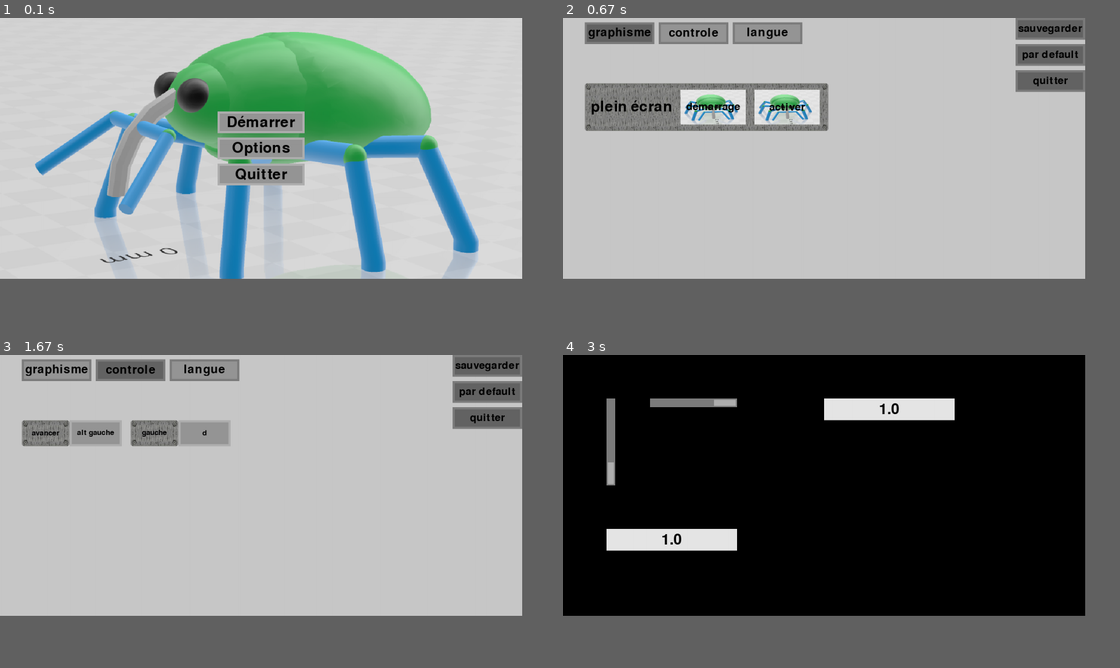
Above: before the commit, frames 1-4 (two rows, left to right).
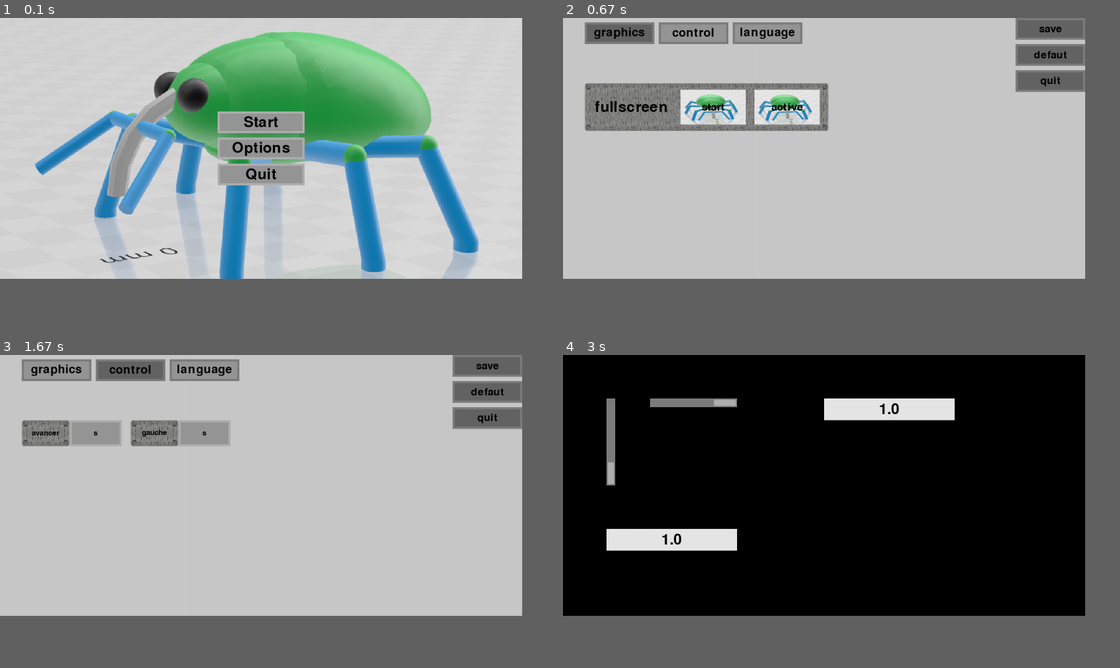
Above: after the commit, the same moments.

Repository: artieur262/Roborancon
Game: pygame game, started from main.py
Two runs of this game, one before a commit and one after it. Both use one fixed random seed, a clock stepped at 60 frames per second and the inputs below.
Inputs (mouse positions are in pixels of both pictures, inside the frame that each line leads up to):
- Up to frame 1 (0.1 s): no input
- Up to frame 2 (0.67 s): click (824, 149) at 0.38 s
- Up to frame 3 (1.67 s): press the mouse at (128, 370) at 0.7 s; move the mouse to (217, 455) at 0.8 s; release the mouse at (300, 539) at 0.93 s; press the mouse at (490, 364) at 1.03 s; move the mouse to (412, 408) at 1.13 s; release the mouse at (345, 448) at 1.27 s; hold Esc from 1.33 s (still down)
- Up to frame 4 (3 s): release Esc at 1.8 s; press the mouse at (1053, 417) at 1.87 s; move the mouse to (1019, 414) at 1.97 s; release the mouse at (991, 411) at 2.1 s; press the mouse at (824, 458) at 2.2 s; move the mouse to (724, 508) at 2.3 s; release the mouse at (624, 558) at 2.43 s; press the mouse at (691, 401) at 2.53 s; move the mouse to (813, 426) at 2.63 s; release the mouse at (930, 452) at 2.77 s; press the mouse at (613, 442) at 2.87 s; move the mouse to (646, 505) at 2.97 s

The runs differ from the first frame. In frame 1, 0.4% of the frame differs, in the area x 40-54%, y 31-52%; in frame 2, 1.3%, in the area x 4-94%, y 2-31%; in frame 3, 0.9%; in frame 4, nothing differs.

Commit message:
ajout de popup dans le menu des options

Diff:
--- a/menu/menu_option.py
+++ b/menu/menu_option.py
@@ -23,6 +23,7 @@
     get_fullscreen,
     change_fullscreen,
 )
+from menu.pop_up import PopUp
 from textures import assembleur
 from autre import save
 
@@ -529,6 +530,13 @@
     }
     touche_langue = {"fr": {"avancer": "avancer", "gauche": "gauche"}}
     zonetexte_langue = {"fr": ["plein écran", "menu"], "en": ["fullscreen", "menu"]}
+    langue_popup = {
+        "fr": [
+            "sauvegarde réussie",
+            "l'onglet viens de reprendre ses paramêtre par défault ",
+        ],
+        "en": ["save success", "the tab has just taken its default parameters"],
+    }
     lien_graphisme = "option/graphisme.json"
     lien_defaut_graphime = "option/graphisme_defaut.json"
     lien_controle = "option/control.json"
@@ -772,6 +780,7 @@
                         pygame.font.Font(None, 35),
                         (0, 0, 0),
                     )
+        self.actualise_bouton()
 
     def desactive_onglet(self):
         """désactive les onglets"""
@@ -905,6 +914,25 @@
                             save.save_json(self.lien_graphisme, self.graphisme)
                             save.save_json(self.lien_controle, self.controle)
                             save.save_json(self.lien_langue, self.langue_option)
+                            texture = assembleur.cadre(
+                                (500, 150), (125, 125, 125), (100, 100, 100), 5
+                            )
+                            texture = place_texte_in_texture(
+                                texture,
+                                self.langue_popup[self.menu_langue][0],
+                                pygame.font.Font(None, 55),
+                                (0, 0, 0),
+                            )
+                            PopUp.main(
+                                self.clavier,
+                                self.souris,
+                                (
+                                    screen.get_width() // 2 - 250,
+                                    screen.get_height() // 2 - 75,
+                                ),
+                                texture,
+                                2.5,
+                            )
                             return "save"
                         case "reset":
                             match self.onglet_actuel:
@@ -921,6 +949,26 @@
                                         self.lien_langue_defaut
                                     )
                             self.actualise_info_bouton()
+                            self.afficher()
+                            texture = assembleur.cadre(
+                                (500, 150), (125, 125, 125), (100, 100, 100), 5
+                            )
+                            texture = place_texte_in_texture(
+                                texture,
+                                self.langue_popup[self.menu_langue][1],
+                                pygame.font.Font(None, 55),
+                                (0, 0, 0),
+                            )
+                            PopUp.main(
+                                self.clavier,
+                                self.souris,
+                                (
+                                    screen.get_width() // 2 - 250,
+                                    screen.get_height() // 2 - 75,
+                                ),
+                                texture,
+                                2.5,
+                            )
                         case "quitter":
                             return "quitter"
 
--- /dev/null
+++ b/menu/pop_up.py
@@ -0,0 +1,73 @@
+"""ce module contien les class pour les pop up"""
+
+import time
+
+import pygame
+
+from interface.actualisation_pygame import actualise_event
+from interface.graphique import Image, screen
+from interface.class_clavier import Clavier, Souris
+
+# pylint: disable=no-member
+
+
+class PopUp:
+    def __init__(
+        self,
+        coordonnee: tuple[int, int],
+        texture: Image | pygame.Surface | str,
+        temp_vie: float,
+    ):
+        if not isinstance(texture, Image):
+            texture = Image(texture)
+        self.__texture = texture
+        self.coordonnee = coordonnee
+        self.__taille = texture.get_size()
+        self.__temp_vie = temp_vie
+        self.naisance = time.time()
+        self.en_vie = True
+
+    def centrer(self):
+        """centre le pop up"""
+        self.coordonnee = (
+            screen.get_width() // 2 - self.__taille[0] // 2,
+            screen.get_height() // 2 - self.__taille[1] // 2,
+        )
+
+    def afficher(self):
+        """affiche le pop up"""
+        screen.blit(self.__texture.texture, self.coordonnee)
+
+    def play(self):
+        """affiche le pop up et le fait disparaitre après un certain temps"""
+        self.afficher()
+        if time.time() - self.naisance > self.__temp_vie:
+            self.en_vie = False
+        return self.en_vie
+
+    @staticmethod
+    def main(
+        clavier: Clavier,
+        souris: Souris,
+        coordonnee: tuple[int, int],
+        texture: Image | pygame.Surface | str,
+        temp_vie: float,
+    ):
+        """cree un pop up et le fait apparaitre jusqu'a ce qu'il disparaisse"""
+        popup = PopUp(coordonnee, texture, temp_vie)
+
+        clock = pygame.time.Clock()
+        while popup.en_vie:
+            popup.play()
+            event = actualise_event(clavier, souris)
+            if (
+                "quitter" in event
+                or clavier.get_pression(pygame.K_ESCAPE) == "vien_presser"
+                or "redimentione" in event
+                or clavier.get_pression(pygame.K_F11) == "vien_presser"
+                or souris.get_pression(1) == "vien_presser"
+            ):
+                popup.en_vie = False
+
+            pygame.display.update()
+            clock.tick(60)
--- a/option/control.json
+++ b/option/control.json
@@ -1,10 +1,10 @@
 [
  {
-  "avancer": 1073742050,
-  "gauche": 100
+  "avancer": 115,
+  "gauche": 115
  },
  {
-  "avancer": "alt gauche",
-  "gauche": "d"
+  "avancer": "s",
+  "gauche": "s"
  }
 ]
--- a/option/langue.json
+++ b/option/langue.json
@@ -1,5 +1,5 @@
 {
- "menu": "fr",
+ "menu": "en",
  "dialogue": "fr",
  "audio": "fr"
 }
